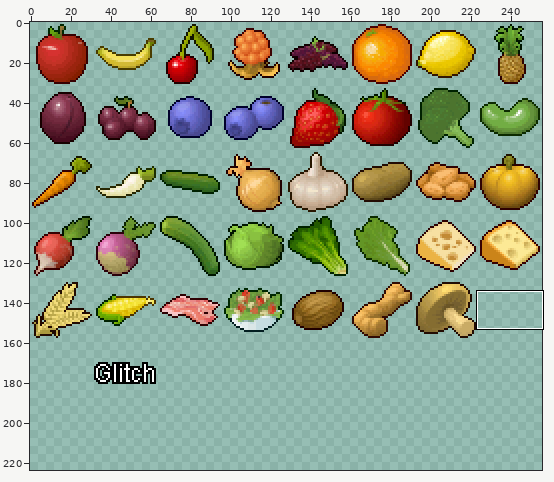
Two versions of one sprite sheet, icon/CC0/food/food-Glitch.png. Above, an overview of the earlier version with the close-up marked.
Close-up. Before the commit:
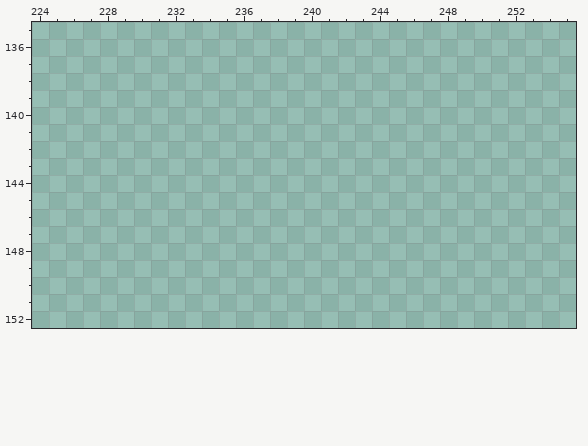
The file is 256x192 pixels. Colours within 5 levels of each other are drawn and written as one. Shown: x 224..255, y 135..152. The old version is drawn lined up with the new one, on the new canvas. The commit also changed other parts of the picture, which this record leaves out.
New version:
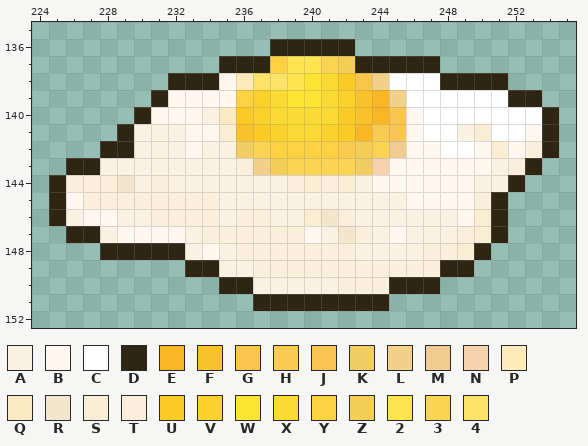
Palette (. is transparent): A #faf1e3  B #fff7f0  C #ffffff  D #2e2613  E #f8b624  F #f9c22a  G #f9c54b  H #f9cb4f  J #f9c553  K #f2cd64  L #f2d28a  M #f0cc93  N #f5d4ad  P #ffebb9  Q #fae9c3  R #f3e6cc  S #f9edd3  T #faefdb  U #faca27  V #fbd12c  W #fde430  X #fcda34  Y #fcd142  Z #f4ce57  2 #fee450  3 #fbd454  4 #fbe269
The exact change:
canvas 256x192 -> 256x224
@@ x 224..255 @@
 135 ................................
-136 ................................
-137 ................................
-138 ................................
-139 ................................
-140 ................................
-141 ................................
-142 ................................
-143 ................................
-144 ................................
-145 ................................
-146 ................................
-147 ................................
-148 ................................
-149 ................................
-150 ................................
-151 ................................
+136 ..............DDDDD.............
+137 ...........DDDY223ZDDDDD........
+138 ........DDDBP442WXUGLCCCDDDD....
+139 .......DBBBBYVXWWXVFELCCCCCCDD..
+140 ......DBBBAQUVXXXXUFEJBCCCCCCCD.
+141 .....DAAABBSFUVXXVUEHJBCCASCCBD.
+142 ....DDAAABAAK3YYYYHZ3MBBCCBSBTD.
+143 ..DDAAAAAAAATLZ3333KNBBBBBBATD..
+144 .DTTTRATAAAAAAATSTSABBBBBBAAD...
+145 .DBTTTTTTTTAAAAAAAAAAABBBBTD....
+146 .DABBAATTTTATTAASRTAAAAAABSD....
+147 ..DDABBBBATTTTTTBARTABAAATSD....
+148 ....DDDDDABATTTTTTTAAAATTSD.....
+149 .........DDAATTTTTTTTTTTDD......
+150 ...........DDAAAAATTTDDD........
+151 .............DDDDDDDD...........
 152 ................................
